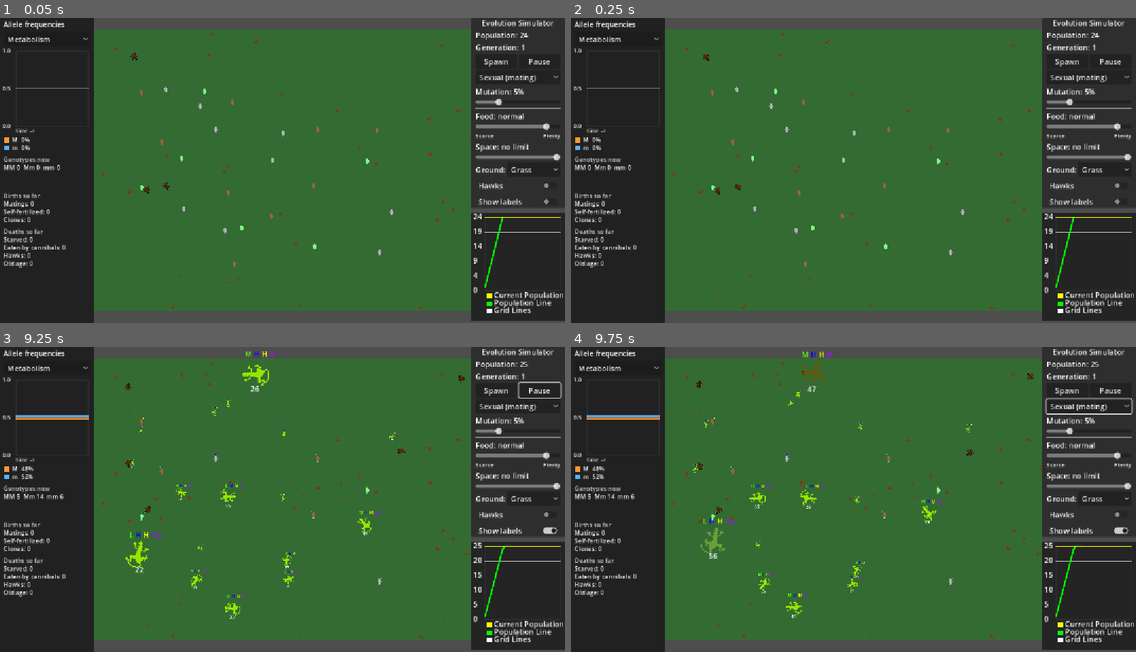
Above: before the commit, frames 1-4 (two rows, left to right).
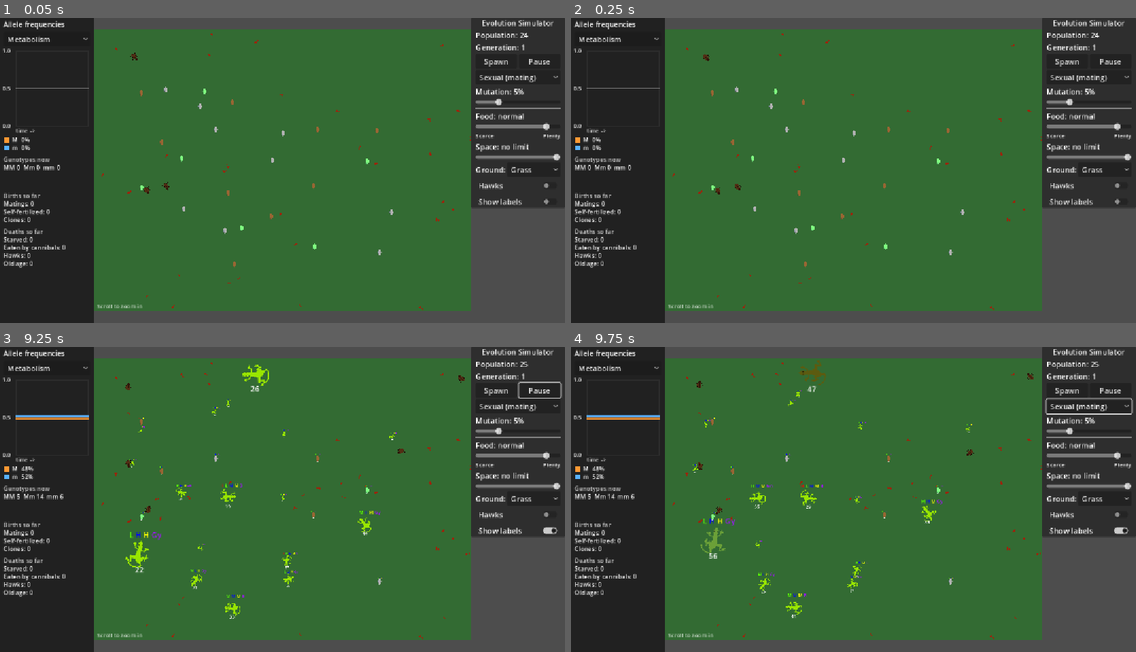
Above: after the commit, the same moments.

Repository: SFMiner/EvolutionSimulator
Game: Godot game, scene res://Scenes/Main.tscn
The game is run twice, just before and just after one commit, with the same random seed, the same clock (stepped at 60 frames per second) and the same inputs.
Inputs (mouse positions are in pixels of both pictures, inside the frame that each line leads up to):
- Up to frame 1 (0.05 s): no input
- Up to frame 2 (0.25 s): no input
- Up to frame 3 (9.25 s): click "Spawn" at 0.5 s; click "Sexual (mating)" at 1.25 s; click "Grass" at 2 s; click "Hawks" at 2.75 s; click "Show labels" at 3.5 s; click "Metabolism" at 4.25 s; click "Pause" at 5 s; click "Resume" at 5.75 s; move the mouse to (406, 484) at 6.52 s; hold Right 6.53-7.25 s; tap 0 at 6.6, 8.1 s; click (406, 484) at 6.67 s; drag from (169, 514) to (378, 493) at 7.27 s; move the mouse to (339, 432) at 8.02 s; hold Right 8.03-8.75 s; click (339, 432) at 8.17 s; drag from (254, 560) to (254, 371) at 8.77 s
- Up to frame 4 (9.75 s): move the mouse to (1023, 545) at 9.52 s; hold Left from 9.53 s (still down); tap 0 at 9.6 s; click (1023, 545) at 9.67 s

The runs differ from the first frame. In frame 1, 5.8% of the frame differs, in the area x 17-100%, y 63-100%; in frame 2, 5.8%; in frame 3, 5.8%; in frame 4, 5.8%, in the area x 17-100%, y 1-100%.

Commit message:
Add zoom and pan over the arena
Mouse wheel or pinch zooms 1-5x toward the cursor; right/middle drag or
arrow keys pan; +/- zoom and 0 resets. Works while paused, the view stays
inside the arena, and opaque strips mask the world outside it. Lizard
labels counter-scale to stay readable, and the inspector box hides while
its lizard is off-view. New tests/test_zoom.gd (9 checks). README notes
the 30-seed extinction finding and the open Allee-trap item.

Co-Authored-By: Claude Opus 5.5 <noreply@anthropic.com>
Claude-Session: https://claude.ai/code/session_01YcCN7binXr75rHP92VtJRs

Diff:
--- a/Scenes/Main.tscn
+++ b/Scenes/Main.tscn
@@ -6,6 +6,7 @@
 
 [ext_resource type="Script" path="res://Scripts/UI/AlleleGraph.gd" id="4_0x0x0"]
 [ext_resource type="Script" path="res://Scripts/UI/Inspector.gd" id="5_0x0x0"]
+[ext_resource type="Script" path="res://Scripts/UI/ZoomCamera.gd" id="6_zoomcam"]
 
 [node name="Main" type="Node2D"]
 script = ExtResource("2_0x0x0")
@@ -14,6 +15,7 @@
 
 [node name="Camera2D" type="Camera2D" parent="."]
 enabled = true
+script = ExtResource("6_zoomcam")
 
 [node name="UI" type="CanvasLayer" parent="."]
 process_mode = 3
--- a/Scripts/Organisms/Organism.gd
+++ b/Scripts/Organisms/Organism.gd
@@ -107,6 +107,9 @@
 	if DEBUG:
 		print("Organism detection area set up, waiting for food...")
 	set_labels_visible(GameConfig.show_labels)
+	var cam: Camera2D = get_viewport().get_camera_2d()
+	if cam != null:
+		apply_label_zoom(cam.zoom.x)
 
 func _find_organism_ancestor(node: Node) -> Organism:
 	var n: Node = node
@@ -269,6 +272,13 @@
 	# Color shown as Gn/B/Gy
 	if color_label != null:
 		color_label.text = _color_abbrev(str(genome.get("color", "green")))
+
+## Counter-scale the energy number and gene tags so they keep their on-screen size when the camera zooms in.
+func apply_label_zoom(level: float) -> void:
+	var s: Vector2 = Vector2.ONE / maxf(level, 0.001)
+	for label: Control in [$Label, gene_tags]:
+		label.pivot_offset = label.size * 0.5
+		label.scale = s
 
 ## Show or hide the energy number and gene tags (the "Show labels" checkbox).
 func set_labels_visible(on: bool) -> void:
--- a/Scripts/UI/Inspector.gd
+++ b/Scripts/UI/Inspector.gd
@@ -87,7 +87,10 @@
 		lines.append("Age: not hatched yet")
 	_label.text = "\n".join(lines)
 	# Follow the lizard on screen, kept inside the window
-	var screen: Vector2 = _target.get_global_transform_with_canvas().origin + BOX_OFFSET
+	var on_screen: Vector2 = _target.get_global_transform_with_canvas().origin
+	# Zoomed in, the lizard can scroll out of the arena view: hide the box (keep the selection) until it returns
+	visible = ZoomCamera.ARENA_SCREEN.has_point(on_screen)
+	var screen: Vector2 = on_screen + BOX_OFFSET
 	var view: Vector2 = get_viewport().get_visible_rect().size
 	var box: Vector2 = get_combined_minimum_size()
 	size = box
--- /dev/null
+++ b/Scripts/UI/ZoomCamera.gd
@@ -0,0 +1,166 @@
+class_name ZoomCamera
+extends Camera2D
+## Zoom and pan over the arena so the small lizards and insects can be seen up close.
+## Mouse wheel (or trackpad pinch) zooms toward the cursor; right- or middle-drag pans; + / - zoom,
+## arrow keys pan and 0 resets. Works while paused (process_mode ALWAYS). The view never leaves the arena.
+
+const ZOOM_MIN: float = 1.0
+const ZOOM_MAX: float = 5.0
+const ZOOM_STEP: float = 1.25
+## Arena half-size in world px (EnvironmentManager spawns in 800 x 600 around the origin).
+const ARENA_HALF: Vector2 = Vector2(400.0, 300.0)
+## Screen rect of the arena between the two side panels (window 1200 x 648, panels 200 px).
+const ARENA_SCREEN: Rect2 = Rect2(200.0, 24.0, 800.0, 600.0)
+## Arrow-key pan speed in screen px per second.
+const KEY_PAN_SPEED: float = 400.0
+
+var _dragging: bool = false
+var _hint: Label = null
+
+
+func _ready() -> void:
+	process_mode = Node.PROCESS_MODE_ALWAYS
+	var ui: Node = get_node_or_null("../UI")
+	if ui != null:
+		_add_frame(ui)
+		_hint = Label.new()
+		_hint.add_theme_font_size_override("font_size", 12)
+		_hint.add_theme_color_override("font_color", Color(1, 1, 1, 0.75))
+		_hint.mouse_filter = Control.MOUSE_FILTER_IGNORE
+		_hint.position = ARENA_SCREEN.position + Vector2(6.0, ARENA_SCREEN.size.y - 20.0)
+		ui.add_child(_hint)
+	var env_zoom: String = OS.get_environment("EVO_ZOOM")  # screenshot gate: start zoomed in at the centre
+	if env_zoom.is_valid_float():
+		set_zoom_level(env_zoom.to_float())
+	_update_hint()
+
+
+## Opaque strips around the arena, drawn under the panels: zoomed in, the world would otherwise show
+## behind the (partly transparent) side panels and above and below the arena.
+func _add_frame(ui: Node) -> void:
+	var view: Vector2 = get_viewport_rect().size
+	var color: Color = RenderingServer.get_default_clear_color()
+	var a: Rect2 = ARENA_SCREEN
+	var strips: Array[Rect2] = [
+		Rect2(0.0, 0.0, a.position.x, view.y),  # left
+		Rect2(a.end.x, 0.0, view.x - a.end.x, view.y),  # right
+		Rect2(a.position.x, 0.0, a.size.x, a.position.y),  # top
+		Rect2(a.position.x, a.end.y, a.size.x, view.y - a.end.y),  # bottom
+	]
+	for strip: Rect2 in strips:
+		var rect: ColorRect = ColorRect.new()
+		rect.color = color
+		rect.position = strip.position
+		rect.size = strip.size
+		rect.mouse_filter = Control.MOUSE_FILTER_IGNORE
+		ui.add_child(rect)
+		ui.move_child(rect, 0)
+
+
+## Camera centre that keeps a view at `level` inside the arena.
+static func clamp_center(center: Vector2, level: float) -> Vector2:
+	var half_view: Vector2 = ARENA_HALF / level
+	return Vector2(
+			clampf(center.x, -ARENA_HALF.x + half_view.x, ARENA_HALF.x - half_view.x),
+			clampf(center.y, -ARENA_HALF.y + half_view.y, ARENA_HALF.y - half_view.y))
+
+
+## New camera centre after zooming from `old_level` to `new_level` so the world point under
+## `screen_offset` (cursor position relative to the screen centre) stays under the cursor.
+static func zoom_about(center: Vector2, old_level: float, new_level: float, screen_offset: Vector2) -> Vector2:
+	var world: Vector2 = center + screen_offset / old_level
+	return world - screen_offset / new_level
+
+
+func zoom_level() -> float:
+	return zoom.x
+
+
+func set_zoom_level(level: float, screen_point: Vector2 = Vector2(-1.0, -1.0)) -> void:
+	var old_level: float = zoom.x
+	var new_level: float = clampf(level, ZOOM_MIN, ZOOM_MAX)
+	var offset: Vector2 = Vector2.ZERO
+	if screen_point.x >= 0.0:
+		offset = screen_point - get_viewport_rect().size * 0.5
+	position = clamp_center(zoom_about(position, old_level, new_level, offset), new_level)
+	zoom = Vector2(new_level, new_level)
+	_update_hint()
+
+
+func reset_view() -> void:
+	zoom = Vector2.ONE
+	position = Vector2.ZERO
+	_update_hint()
+
+
+func _unhandled_input(event: InputEvent) -> void:
+	var button: InputEventMouseButton = event as InputEventMouseButton
+	if button != null:
+		if button.pressed and ARENA_SCREEN.has_point(button.position):
+			if button.button_index == MOUSE_BUTTON_WHEEL_UP:
+				set_zoom_level(zoom.x * ZOOM_STEP, button.position)
+				get_viewport().set_input_as_handled()
+			elif button.button_index == MOUSE_BUTTON_WHEEL_DOWN:
+				set_zoom_level(zoom.x / ZOOM_STEP, button.position)
+				get_viewport().set_input_as_handled()
+		if button.button_index == MOUSE_BUTTON_RIGHT or button.button_index == MOUSE_BUTTON_MIDDLE:
+			_dragging = button.pressed and ARENA_SCREEN.has_point(button.position)
+		return
+	var motion: InputEventMouseMotion = event as InputEventMouseMotion
+	if motion != null and _dragging:
+		position = clamp_center(position - motion.relative / zoom.x, zoom.x)
+		return
+	var pinch: InputEventMagnifyGesture = event as InputEventMagnifyGesture
+	if pinch != null:
+		set_zoom_level(zoom.x * pinch.factor, pinch.position)
+		return
+	var pan: InputEventPanGesture = event as InputEventPanGesture
+	if pan != null:
+		position = clamp_center(position + pan.delta * 4.0 / zoom.x, zoom.x)
+		return
+	var key: InputEventKey = event as InputEventKey
+	if key != null and key.pressed:
+		match key.keycode:
+			KEY_EQUAL, KEY_PLUS, KEY_KP_ADD:
+				set_zoom_level(zoom.x * ZOOM_STEP)
+				get_viewport().set_input_as_handled()
+			KEY_MINUS, KEY_KP_SUBTRACT:
+				set_zoom_level(zoom.x / ZOOM_STEP)
+				get_viewport().set_input_as_handled()
+			KEY_0, KEY_KP_0:
+				reset_view()
+				get_viewport().set_input_as_handled()
+
+
+func _process(delta: float) -> void:
+	# Arrow keys pan (only when zoomed; a focused slider gets the arrows first via the GUI)
+	if zoom.x <= ZOOM_MIN:
+		return
+	var dir: Vector2 = Vector2.ZERO
+	if Input.is_key_pressed(KEY_LEFT):
+		dir.x -= 1.0
+	if Input.is_key_pressed(KEY_RIGHT):
+		dir.x += 1.0
+	if Input.is_key_pressed(KEY_UP):
+		dir.y -= 1.0
+	if Input.is_key_pressed(KEY_DOWN):
+		dir.y += 1.0
+	if dir == Vector2.ZERO or get_viewport().gui_get_focus_owner() != null:
+		return
+	# Real seconds, so panning speed does not change with the simulation speed
+	var real_delta: float = delta / maxf(Engine.time_scale, 0.001)
+	position = clamp_center(position + dir * KEY_PAN_SPEED * real_delta / zoom.x, zoom.x)
+
+
+func _update_hint() -> void:
+	# Keep lizard labels at their normal on-screen size (Organism reads the zoom when it spawns)
+	if is_inside_tree():
+		for node: Node in get_tree().get_nodes_in_group("organisms"):
+			if node.has_method("apply_label_zoom"):
+				node.apply_label_zoom(zoom.x)
+	if _hint == null:
+		return
+	if zoom.x <= ZOOM_MIN + 0.001:
+		_hint.text = "Scroll to zoom in"
+	else:
+		_hint.text = "Zoom %.1fx  ·  right-drag or arrows to move  ·  0 to reset" % zoom.x
--- /dev/null
+++ b/tests/test_zoom.gd
@@ -0,0 +1,55 @@
+extends SceneTree
+## Zoom camera maths: the view stays inside the arena, and zooming keeps the point under the cursor fixed.
+
+var _passed: int = 0
+var _failed: int = 0
+
+
+func _init() -> void:
+	_run()
+
+
+func _check(cond: bool, label: String) -> void:
+	if cond:
+		_passed += 1
+	else:
+		_failed += 1
+		print("FAIL: " + label)
+
+
+func _near(a: Vector2, b: Vector2) -> bool:
+	return a.distance_to(b) < 0.001
+
+
+func _run() -> void:
+	await get_root().ready
+	# At 1x the whole arena is visible, so the centre is pinned to the origin
+	_check(_near(ZoomCamera.clamp_center(Vector2(150, -90), 1.0), Vector2.ZERO), "1x view is pinned to the arena centre")
+	# At 2x the view is 400 x 300 world px, so the centre can move at most 200 / 150 px
+	_check(_near(ZoomCamera.clamp_center(Vector2(500, -500), 2.0), Vector2(200, -150)), "2x view stops at the arena edge")
+	_check(_near(ZoomCamera.clamp_center(Vector2(50, 40), 2.0), Vector2(50, 40)), "2x view moves freely inside the arena")
+	# Zooming about a screen point keeps the world point under it fixed
+	var center: Vector2 = Vector2(30, -20)
+	var offset: Vector2 = Vector2(120, 80)
+	var before: Vector2 = center + offset / 1.5
+	var new_center: Vector2 = ZoomCamera.zoom_about(center, 1.5, 3.0, offset)
+	_check(_near(new_center + offset / 3.0, before), "world point under the cursor stays put")
+	_check(_near(ZoomCamera.zoom_about(center, 1.0, 2.0, Vector2.ZERO), center), "zooming about the screen centre keeps the centre")
+	# The real camera in Main: zoom is clamped and the view stays inside the arena
+	var main: Node = (load("res://Scenes/Main.tscn") as PackedScene).instantiate()
+	get_root().add_child(main)
+	await process_frame
+	var cam: ZoomCamera = main.get_node("Camera2D") as ZoomCamera
+	_check(cam != null, "Main's camera is a ZoomCamera")
+	if cam != null:
+		cam.set_zoom_level(99.0, Vector2(990, 600))
+		_check(is_equal_approx(cam.zoom_level(), ZoomCamera.ZOOM_MAX), "zoom is capped at the maximum")
+		var half_view: Vector2 = ZoomCamera.ARENA_HALF / cam.zoom_level()
+		_check(absf(cam.position.x) <= ZoomCamera.ARENA_HALF.x - half_view.x + 0.001 and absf(cam.position.y) <= ZoomCamera.ARENA_HALF.y - half_view.y + 0.001,
+				"zoomed view stays inside the arena")
+		cam.set_zoom_level(0.1)
+		_check(is_equal_approx(cam.zoom_level(), 1.0) and _near(cam.position, Vector2.ZERO), "zooming out stops at 1x, centred")
+	main.queue_free()
+	await process_frame
+	print("Test Results: %d passed, %d failed" % [_passed, _failed])
+	quit(1 if _failed > 0 else 0)
Not shown: 1 places in Scenes/Main.tscn that only renumber resources
Not shown, added: Scripts/UI/ZoomCamera.gd.uid
Not shown, added: tests/test_zoom.gd.uid
Not shown, changed: README.md
